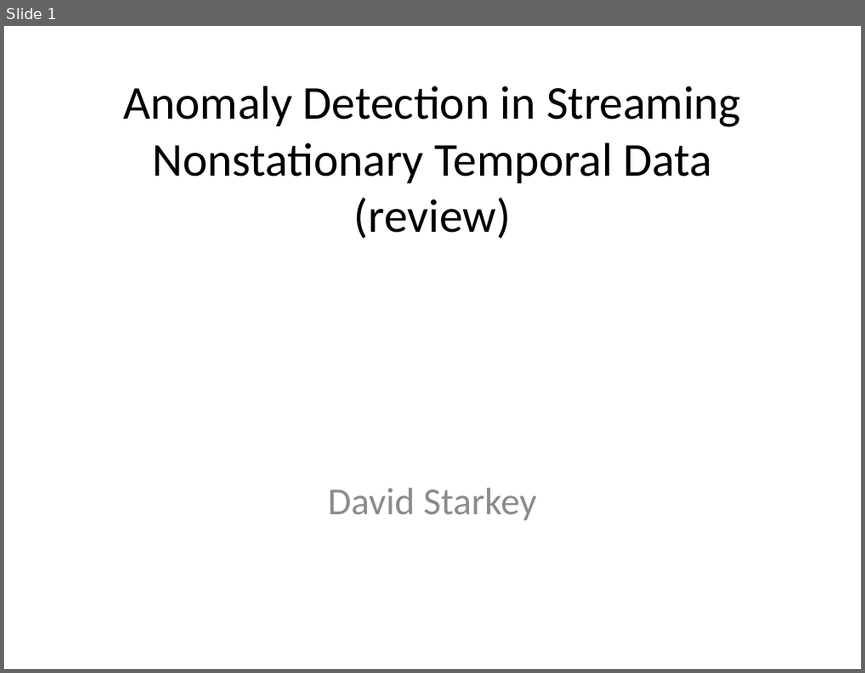
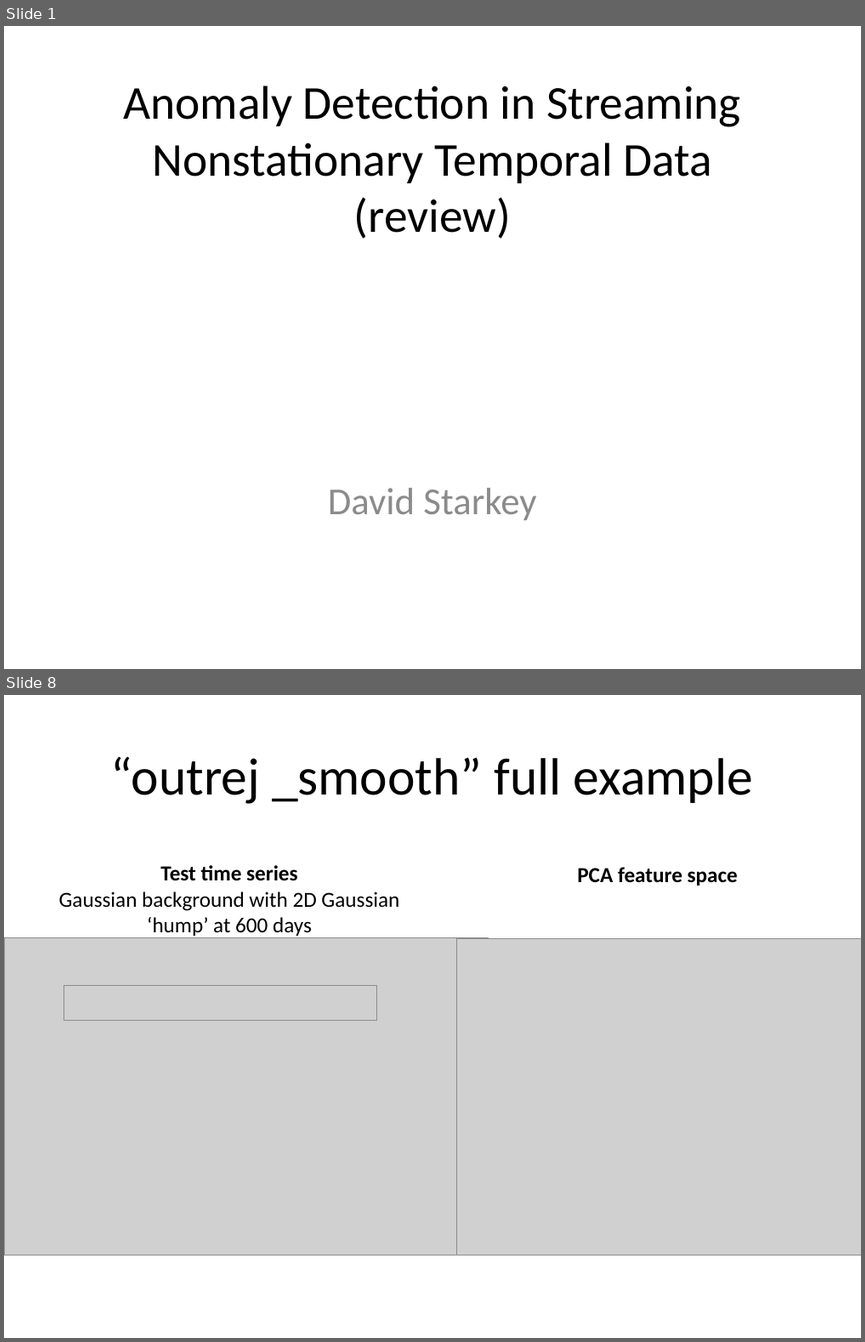
Before and after one commit to drds1/projects, a slide deck: outlier_detection/presentation_outlier_rejection.pptx. Shown one above the other, each under a label of ours: slide 1 before the commit, slides 1 and 8 after it; the slides between them are not shown. The pictures are 865x673 and 865x1342 pixels, drawn with LibreOffice and Linux fonts; fonts in the diff are those of the drawing; grey boxes stand for pictures. Boxes give left, top, right and bottom in pixels: in the first picture for what was removed or moved away, otherwise in the second. Text is boxed around its words. In the diff, an @@ line names an element or a change of style, - is before the commit and + after.

```diff
--- a/outlier_detection/presentation_outlier_rejection.pptx
+++ b/outlier_detection/presentation_outlier_rejection.pptx
@@ slide 8 added at bbox=[4, 695, 861, 1338], background #FFFFFF @@
@@ title added at bbox=[111, 756, 753, 804], 44 pt, text #000000 @@
+“outrej _smooth” full example
@@ text added at bbox=[59, 865, 399, 936], 18 pt, text #000000 @@
+Test time series
+Gaussian background with 2D Gaussian ‘hump’ at 600 days
@@ text added at bbox=[577, 867, 738, 885], 18 pt, text #000000, bold @@
+PCA feature space
@@ picture added at bbox=[4, 937, 488, 1255] @@
@@ picture added at bbox=[456, 938, 861, 1254] @@
@@ picture added at bbox=[64, 985, 376, 1020] @@
```
Also in this commit, not shown: 8 other slides added, 2 slides removed, 4 other files.
